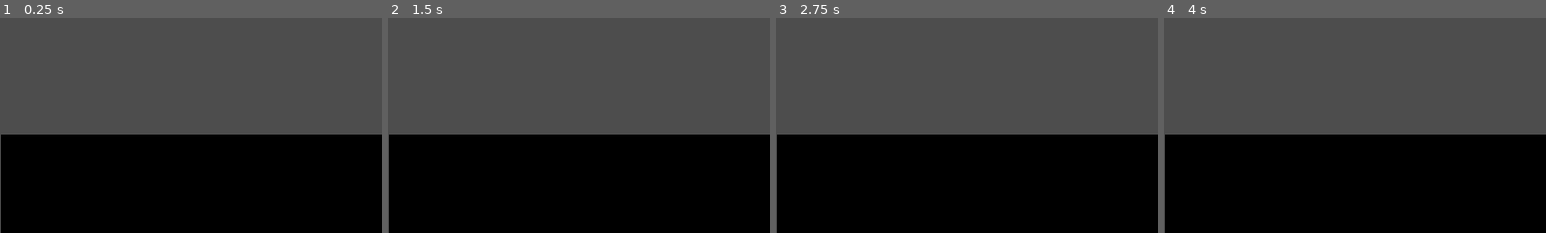
Above: before the commit, frames 1-4 (left to right).
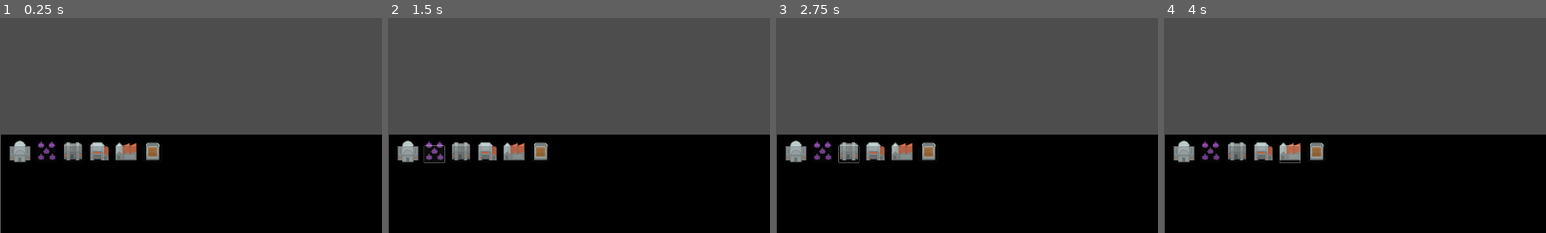
Above: after the commit, the same moments.

Repository: niamh-d/godot-rts
Game: Godot game, scene res://scenes/main/main.tscn
The game is run twice, just before and just after one commit, with the same random seed, the same clock (stepped at 60 frames per second) and the same inputs.
Inputs (mouse positions are % of the whole screen's width and height, from its top left):
- Up to frame 1 (0.25 s): no input
- Up to frame 2 (1.5 s): click (3, 82) at 0.52 s; click (6, 82) at 1.27 s
- Up to frame 3 (2.75 s): click (10, 82) at 2.02 s
- Up to frame 4 (4 s): click (13, 82) at 2.77 s; click (16, 82) at 3.52 s
The pictures show only the part of the screen within x 0-50%, y 50-100%; the shares and areas given below are measured in that part.

The runs differ from the first frame. In frame 1, 2.1% of the frame differs, in the area x 2-42%, y 56-68%; in frame 2, 2.2%; in frame 3, 2.2%; in frame 4, 2.1%.

Commit message:
building build options buttons

Diff:
--- a/scenes/main/main.tscn
+++ b/scenes/main/main.tscn
@@ -1,4 +1,11 @@
-[gd_scene format=3 uid="uid://dnxbs4q8crpuw"]
+[gd_scene load_steps=7 format=3 uid="uid://dnxbs4q8crpuw"]
+
+[ext_resource type="Texture2D" uid="uid://dfltos7cf50fk" path="res://art/town_center.png" id="1_fvj65"]
+[ext_resource type="Texture2D" uid="uid://cl2tnmjogd6br" path="res://art/house.png" id="2_ldcgo"]
+[ext_resource type="Texture2D" uid="uid://dshirno2fx1f" path="res://art/farm.png" id="3_7u6m1"]
+[ext_resource type="Texture2D" uid="uid://tjnjtm3gv56v" path="res://art/barracks.png" id="4_rc2w4"]
+[ext_resource type="Texture2D" uid="uid://bf7scmh3mmlwy" path="res://art/range.png" id="5_bsp2h"]
+[ext_resource type="Texture2D" uid="uid://btywg7dtung1p" path="res://art/tower.png" id="6_5yngy"]
 
 [node name="Main" type="Node2D"]
 
@@ -92,5 +99,105 @@
 
 [node name="WorkerBuildOptions" type="Node2D" parent="UI"]
 
+[node name="TownCenter" type="Node2D" parent="UI/WorkerBuildOptions"]
+
+[node name="Sprite2D" type="Sprite2D" parent="UI/WorkerBuildOptions/TownCenter"]
+position = Vector2(30, 525)
+scale = Vector2(0.5, 0.5)
+texture = ExtResource("1_fvj65")
+
+[node name="ButtonBuildTC" type="Button" parent="UI/WorkerBuildOptions/TownCenter/Sprite2D"]
+self_modulate = Color(1, 1, 1, 0.392157)
+offset_left = -30.0
+offset_top = -16.0
+offset_right = 30.0
+offset_bottom = 34.0
+
+[node name="Farm" type="Node2D" parent="UI/WorkerBuildOptions"]
+
+[node name="Sprite2D" type="Sprite2D" parent="UI/WorkerBuildOptions/Farm"]
+position = Vector2(70, 525)
+scale = Vector2(0.5, 0.5)
+texture = ExtResource("3_7u6m1")
+
+[node name="Sprite2D2" type="Sprite2D" parent="UI/WorkerBuildOptions/Farm/Sprite2D"]
+position = Vector2(16, -18)
+texture = ExtResource("3_7u6m1")
+
+[node name="Sprite2D4" type="Sprite2D" parent="UI/WorkerBuildOptions/Farm/Sprite2D"]
+position = Vector2(-16, 18)
+texture = ExtResource("3_7u6m1")
+
+[node name="Sprite2D5" type="Sprite2D" parent="UI/WorkerBuildOptions/Farm/Sprite2D"]
+position = Vector2(-16, -18)
+texture = ExtResource("3_7u6m1")
+
+[node name="Sprite2D3" type="Sprite2D" parent="UI/WorkerBuildOptions/Farm/Sprite2D"]
+position = Vector2(18, 18)
+texture = ExtResource("3_7u6m1")
+
+[node name="ButtonBuildFarm" type="Button" parent="UI/WorkerBuildOptions/Farm/Sprite2D"]
+self_modulate = Color(1, 1, 1, 0.392157)
+offset_left = -30.0
+offset_top = -16.0
+offset_right = 30.0
+offset_bottom = 34.0
+
+[node name="House" type="Node2D" parent="UI/WorkerBuildOptions"]
+
+[node name="Sprite2D" type="Sprite2D" parent="UI/WorkerBuildOptions/House"]
+position = Vector2(110, 525)
+scale = Vector2(0.5, 0.5)
+texture = ExtResource("2_ldcgo")
+
+[node name="ButtonBuildHouse" type="Button" parent="UI/WorkerBuildOptions/House/Sprite2D"]
+self_modulate = Color(1, 1, 1, 0.392157)
+offset_left = -30.0
+offset_top = -16.0
+offset_right = 30.0
+offset_bottom = 34.0
+
+[node name="Barracks" type="Node2D" parent="UI/WorkerBuildOptions"]
+
+[node name="Sprite2D" type="Sprite2D" parent="UI/WorkerBuildOptions/Barracks"]
+position = Vector2(150, 525)
+scale = Vector2(0.5, 0.5)
+texture = ExtResource("4_rc2w4")
+
+[node name="ButtonBuildBarracks" type="Button" parent="UI/WorkerBuildOptions/Barracks/Sprite2D"]
+self_modulate = Color(1, 1, 1, 0.392157)
+offset_left = -30.0
+offset_top = -16.0
+offset_right = 30.0
+offset_bottom = 34.0
+
+[node name="Range" type="Node2D" parent="UI/WorkerBuildOptions"]
+
+[node name="Sprite2D" type="Sprite2D" parent="UI/WorkerBuildOptions/Range"]
+position = Vector2(190, 525)
+scale = Vector2(0.5, 0.5)
+texture = ExtResource("5_bsp2h")
+
+[node name="ButtonBuildRange" type="Button" parent="UI/WorkerBuildOptions/Range/Sprite2D"]
+self_modulate = Color(1, 1, 1, 0.392157)
+offset_left = -30.0
+offset_top = -16.0
+offset_right = 30.0
+offset_bottom = 34.0
+
+[node name="Tower" type="Node2D" parent="UI/WorkerBuildOptions"]
+
+[node name="Sprite2D" type="Sprite2D" parent="UI/WorkerBuildOptions/Tower"]
+position = Vector2(230, 525)
+scale = Vector2(0.5, 0.5)
+texture = ExtResource("6_5yngy")
+
+[node name="ButtonBuildTower" type="Button" parent="UI/WorkerBuildOptions/Tower/Sprite2D"]
+self_modulate = Color(1, 1, 1, 0.392157)
+offset_left = -30.0
+offset_top = -16.0
+offset_right = 30.0
+offset_bottom = 34.0
+
 [node name="Camera2D" type="Camera2D" parent="."]
 position = Vector2(576, 323)
Binary file added: art/barracks.png
Not shown, added: art/barracks.png.import
Binary file added: art/farm.png
Not shown, added: art/farm.png.import
Binary file added: art/house.png
Not shown, added: art/house.png.import
Binary file added: art/range.png
Not shown, added: art/range.png.import
Binary file added: art/tower.png
Not shown, added: art/tower.png.import
Binary file added: art/town_center.png
Not shown, added: art/town_center.png.import
